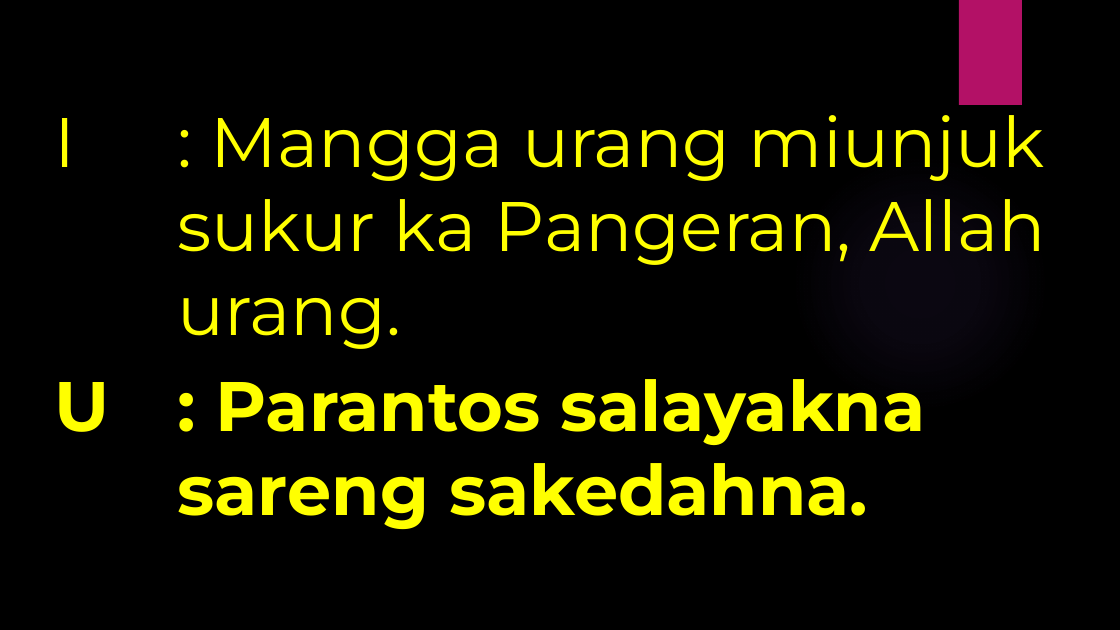
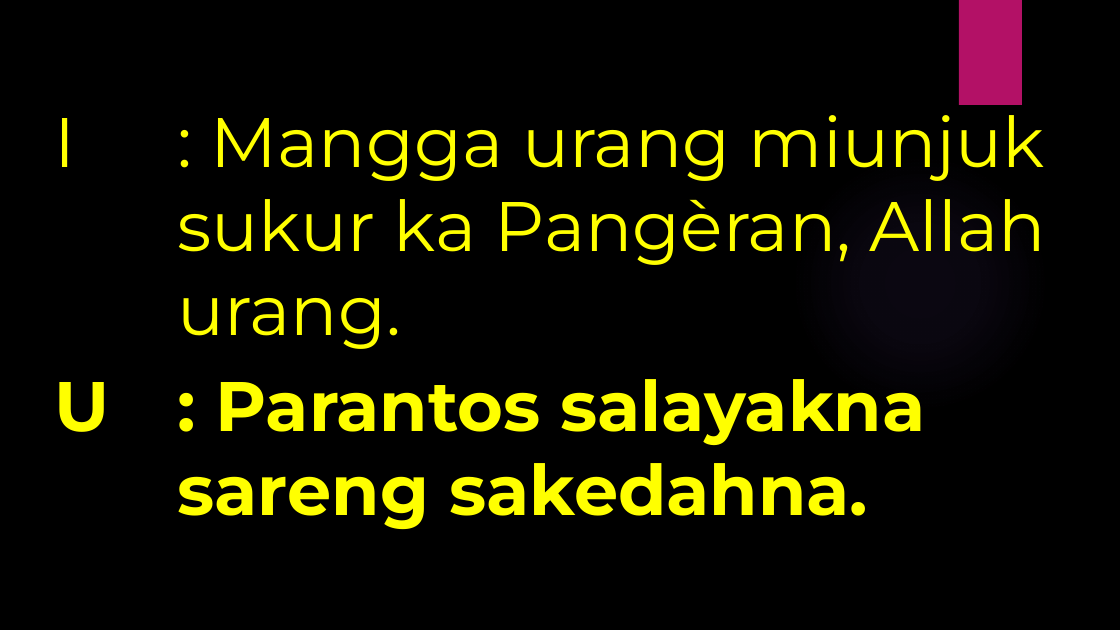
Before and after one commit to laurensius/Slide_Misa_KRC, a slide deck: slide 41 of 2020 12 tanggal 19 - 20/Slide Misa Bahasa Sunda.pptx. Drawn at 1120x630 pixels with LibreOffice and Linux fonts; fonts in the diff are those of the drawing; background and template pictures are left out. Boxes give left, top, right and bottom in pixels: in the first picture for what was removed or moved away, otherwise in the second. Text is boxed around its words. In the diff, an @@ line names an element or a change of style, - is before the commit and + after.

```diff
--- a/2020 12 tanggal 19 - 20/Slide Misa Bahasa Sunda.pptx
+++ b/2020 12 tanggal 19 - 20/Slide Misa Bahasa Sunda.pptx
@@ text at box(55, 99, 1047, 349): text changed @@
-I : Mangga urang miunjuk sukur ka Pangeran, Allah urang.
+I : Mangga urang miunjuk sukur ka Pangèran, Allah urang.
```
Also in this commit, not shown: 11 other slides changed, 1 slide added, 1 slide removed, 9 other files.
